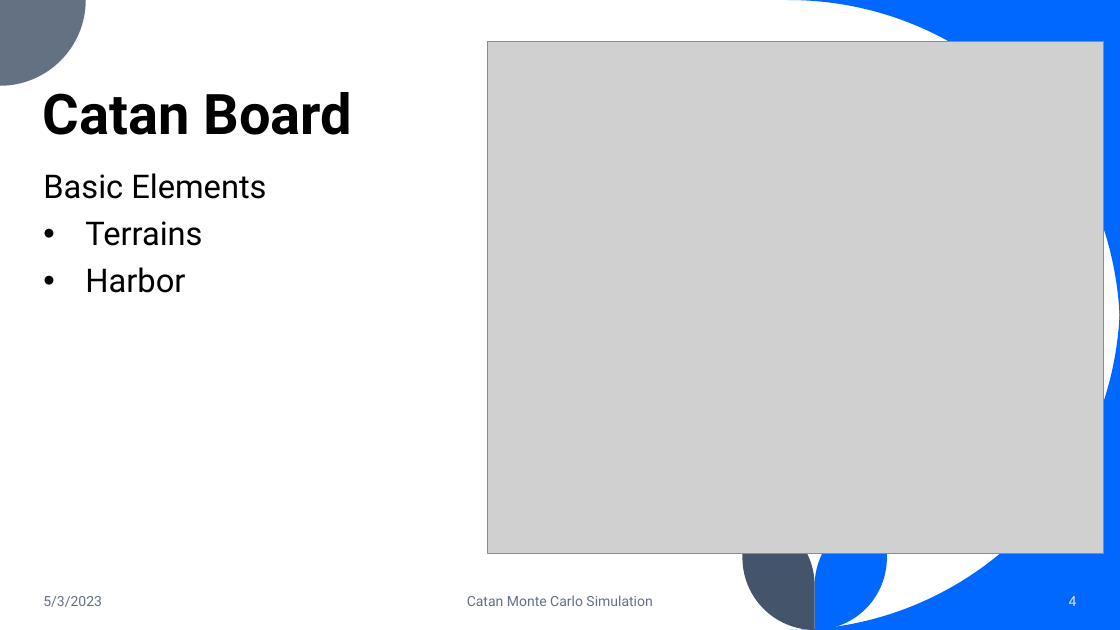
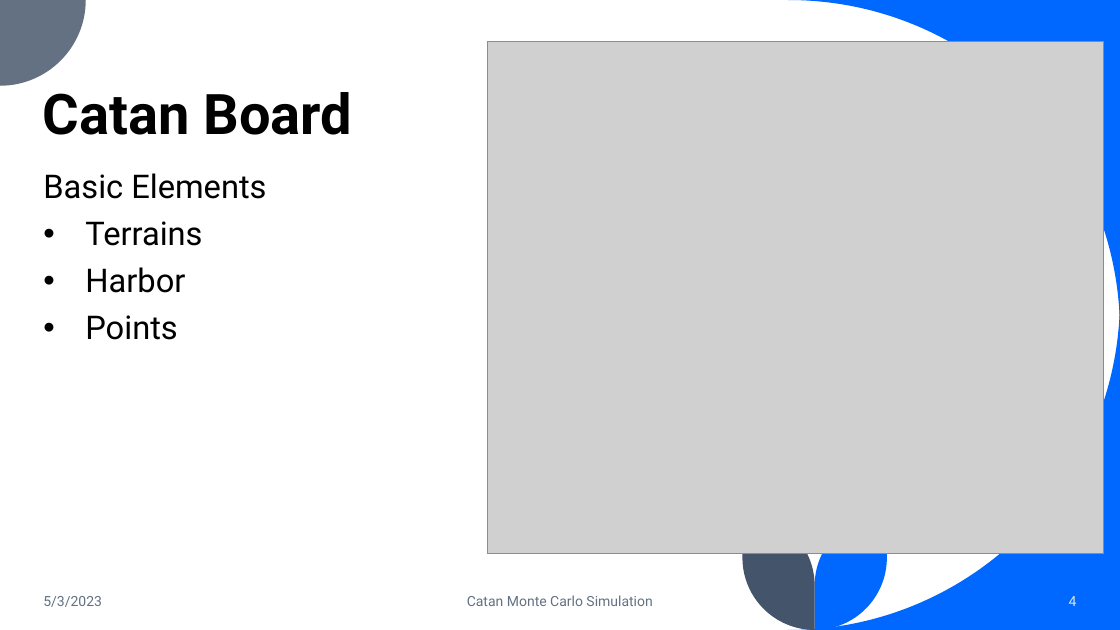
Before and after one commit to S1monXuan/2023Spr_projects_catan_simulation, a slide deck: slide 4 of Monte_Carlo_Simulation_597.pptx. Drawn at 1120x630 pixels with LibreOffice and Linux fonts; fonts in the diff are those of the drawing; grey boxes stand for pictures. Boxes give left, top, right and bottom in pixels: in the first picture for what was removed or moved away, otherwise in the second. Text is boxed around its words. In the diff, an @@ line names an element or a change of style, - is before the commit and + after.

```diff
--- a/Monte_Carlo_Simulation_597.pptx
+++ b/Monte_Carlo_Simulation_597.pptx
@@ text at (85, 315, 177, 340): paragraph added @@
+• Points
```
Also in this commit, not shown: 4 other slides changed.
